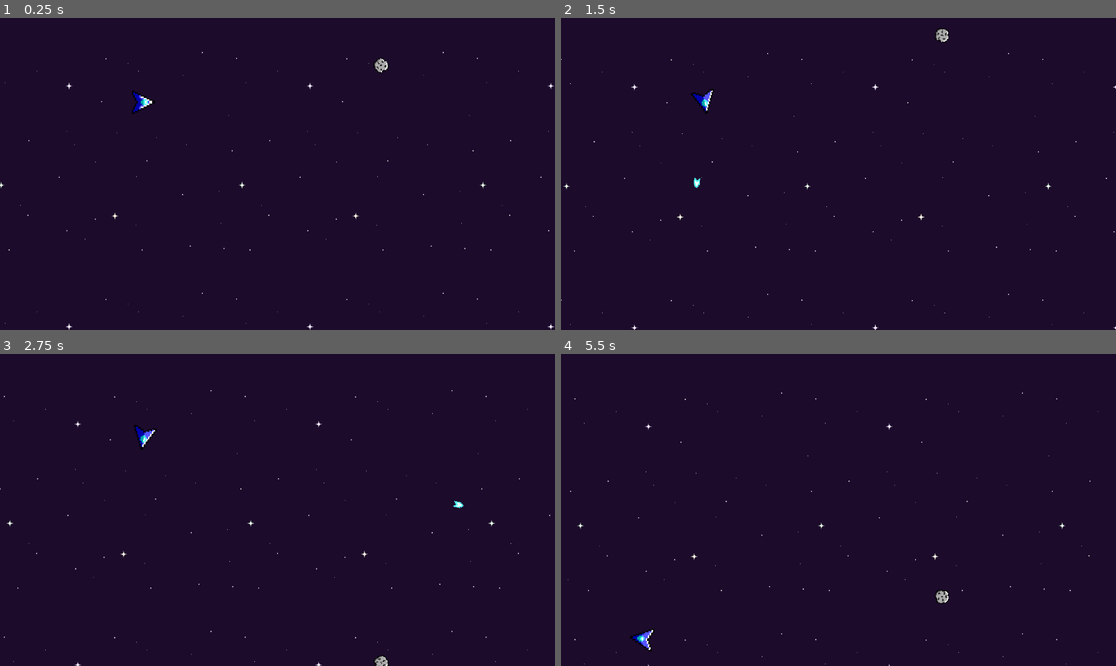
Above: before the commit, frames 1-4 (two rows, left to right).
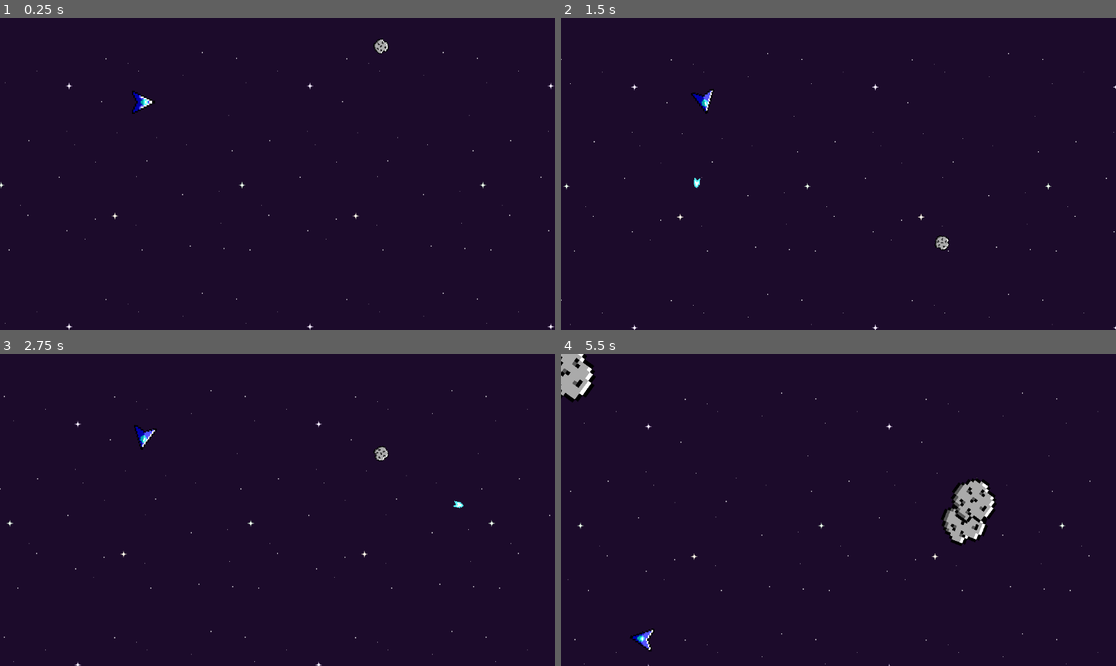
Above: after the commit, the same moments.

Repository: impemberton/Asteroids-Clone
Game: Godot game, scene res://Scenes/level.tscn
The game is run twice, just before and just after one commit, with the same random seed, the same clock (stepped at 60 frames per second) and the same inputs.
Inputs:
- Up to frame 1 (0.25 s): no input
- Up to frame 2 (1.5 s): hold D (turn_right) 0.53-1.28 s; tap Space (shoot) at 0.6, 1.35 s; hold A (turn_left) from 1.28 s (still down)
- Up to frame 3 (2.75 s): release A (turn_left) at 2.03 s; hold D (turn_right) from 2.03 s (still down); tap Space (shoot) at 2.1 s
- Up to frame 4 (5.5 s): release D (turn_right) at 2.78 s; hold W (move_forward) 2.78-3.53 s; tap Space (shoot) every 0.75 s from 2.85 to 5.1 s; hold A (turn_left) from 3.53 s (still down)

The runs differ from the first frame. In frame 1, 0.2% of the frame differs, in the area x 67-71%, y 6-18%; in frame 2, 0.2%; in frame 3, 0.2%; in frame 4, 2.3%, in the area x 0-79%, y 0-81%.

Commit message:
Add random meteor spawning

Diff:
--- a/Scenes/level.tscn
+++ b/Scenes/level.tscn
@@ -2,7 +2,7 @@
 
 [ext_resource type="PackedScene" uid="uid://cw1kgknlwmo15" path="res://Scenes/player.tscn" id="1_1stw5"]
 [ext_resource type="Script" path="res://Scripts/level.gd" id="1_pfkdd"]
-[ext_resource type="PackedScene" uid="uid://sn8n2tyor1ad" path="res://Scenes/meteor_container.tscn" id="2_x01ax"]
+[ext_resource type="PackedScene" uid="uid://sn8n2tyor1ad" path="res://Scenes/meteor_generator.tscn" id="2_x01ax"]
 [ext_resource type="Texture2D" uid="uid://b5kh2yjs0adly" path="res://Assets/StarryBGPurple.png" id="3_4lrjp"]
 [ext_resource type="Script" path="res://Scripts/Background.gd" id="3_b2g3c"]
 
@@ -12,7 +12,7 @@
 [node name="Player" parent="." instance=ExtResource("1_1stw5")]
 position = Vector2(298, 175)
 
-[node name="MeteorContainer" parent="." instance=ExtResource("2_x01ax")]
+[node name="MeteorGenerator" parent="." instance=ExtResource("2_x01ax")]
 
 [node name="ParallaxBackground" type="ParallaxBackground" parent="."]
 scroll_offset = Vector2(1.28, 0)
--- a/Scenes/meteor_container.tscn
+++ /dev/null
@@ -1,13 +0,0 @@
-[gd_scene load_steps=3 format=3 uid="uid://sn8n2tyor1ad"]
-
-[ext_resource type="Script" path="res://Scripts/meteor_container.gd" id="1_byi6y"]
-[ext_resource type="PackedScene" uid="uid://dg64m0r4j6ll4" path="res://Scenes/meteor.tscn" id="1_oimq5"]
-
-[node name="MeteorContainer" type="Node2D"]
-script = ExtResource("1_byi6y")
-meteor = ExtResource("1_oimq5")
-
-[node name="Meteor4" parent="." instance=ExtResource("1_oimq5")]
-position = Vector2(791, 111)
-
-[connection signal="split" from="Meteor4" to="." method="create_meteor"]
--- /dev/null
+++ b/Scenes/meteor_generator.tscn
@@ -0,0 +1,31 @@
+[gd_scene load_steps=4 format=3 uid="uid://sn8n2tyor1ad"]
+
+[ext_resource type="Script" path="res://Scripts/meteor_container.gd" id="1_byi6y"]
+[ext_resource type="PackedScene" uid="uid://dg64m0r4j6ll4" path="res://Scenes/meteor.tscn" id="1_oimq5"]
+
+[sub_resource type="Curve2D" id="Curve2D_yw0du"]
+_data = {
+"points": PackedVector2Array(0, 0, 0, 0, 0, 0, 0, 0, 0, 0, 1152, 0, 0, 0, 0, 0, 1152, 648, 0, 0, 0, 0, 0, 648, 0, 0, 0, 0, 0, 0)
+}
+point_count = 5
+
+[node name="MeteorGenerator" type="Node2D"]
+script = ExtResource("1_byi6y")
+meteor = ExtResource("1_oimq5")
+
+[node name="MeteorContainer" type="Node2D" parent="."]
+
+[node name="Meteor" parent="MeteorContainer" instance=ExtResource("1_oimq5")]
+position = Vector2(791, 111)
+
+[node name="MeteorSpawnLine" type="Path2D" parent="."]
+curve = SubResource("Curve2D_yw0du")
+
+[node name="MeteorSpawner" type="PathFollow2D" parent="MeteorSpawnLine"]
+
+[node name="SpawnTimer" type="Timer" parent="."]
+wait_time = 5.0
+autostart = true
+
+[connection signal="split" from="MeteorContainer/Meteor" to="." method="create_meteor"]
+[connection signal="timeout" from="SpawnTimer" to="." method="_on_spawn_timer_timeout"]
--- a/Scripts/meteor.gd
+++ b/Scripts/meteor.gd
@@ -3,7 +3,7 @@
 signal split(pos, health, repeat)
 var rotation_speed = randf_range(-3,3)
 var direction: Vector2 = Vector2.UP
-@export var speed: float = 50.0
+@export var speed: float = randf_range(50, 300)
 var health: int = 4
 @onready var sprite_2d: Sprite2D = $Sprite2D
 
--- a/Scripts/meteor_container.gd
+++ b/Scripts/meteor_container.gd
@@ -1,10 +1,12 @@
 extends Node2D
 
 @export var meteor: PackedScene
+@onready var meteor_container: Node2D = $MeteorContainer
+@onready var meteor_spawner: PathFollow2D = $MeteorSpawnLine/MeteorSpawner
 
 func create_meteor(pos: Vector2, health: int, repeat: bool):
 	var new_meteor = meteor.instantiate()
-	add_child(new_meteor)
+	meteor_container.call_deferred("add_child", new_meteor)
 	new_meteor.health = health
 	new_meteor.scale = Vector2(health, health)
 	new_meteor.direction = Vector2(randf_range(-1,1), randf_range(-1,1))
@@ -13,3 +15,7 @@
 
 	if repeat:
 		create_meteor(pos, health, false)
+
+func _on_spawn_timer_timeout() -> void:
+	meteor_spawner.progress_ratio = randf_range(0, 1)
+	create_meteor(meteor_spawner.global_position, 4, false)
